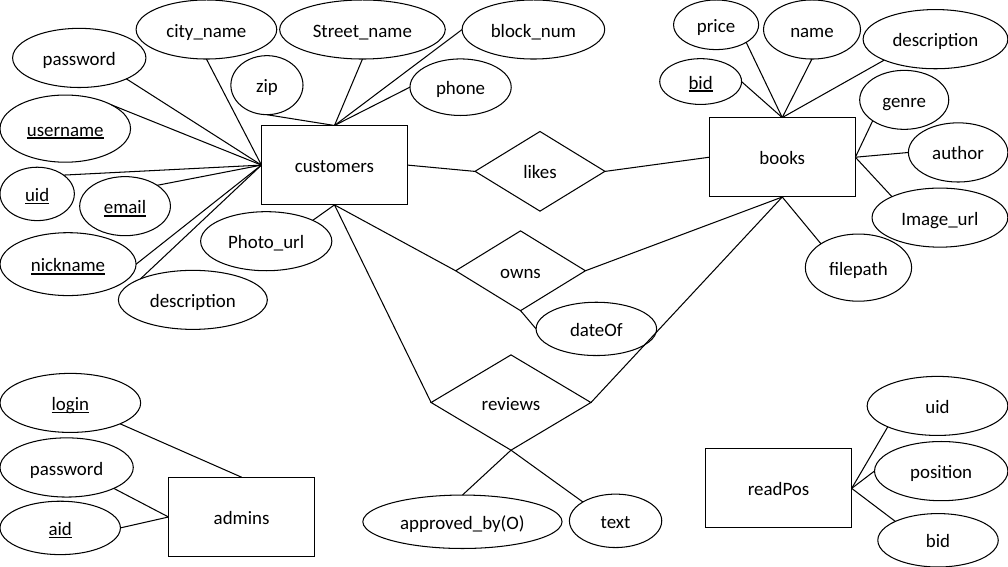
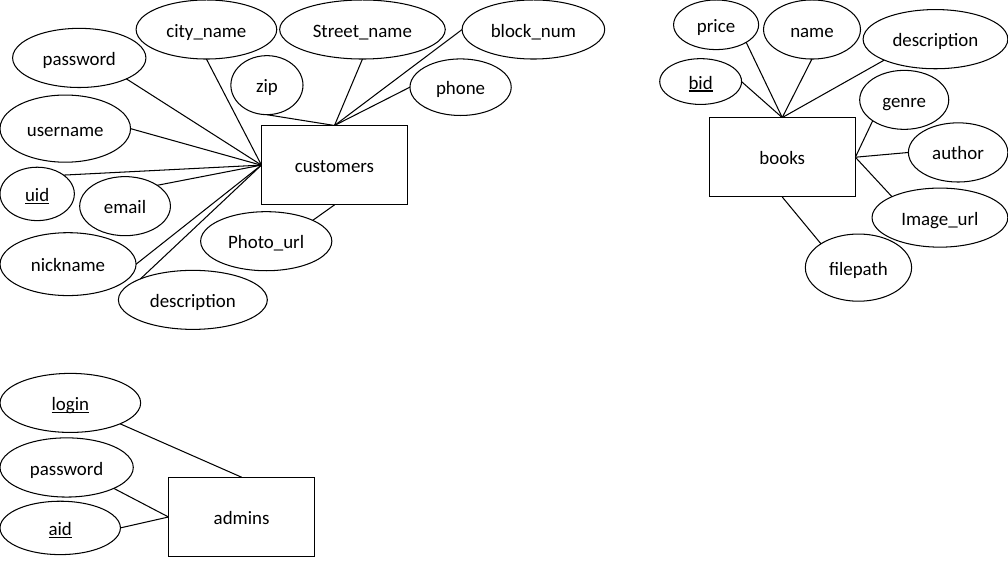
Before and after one commit to TegraMorgan/UnknownWorldsLibrary, a slide deck: slide 1 of Documentation/ERDdiagram2.ppt. Drawn at 1008x567 pixels with LibreOffice and Linux fonts; fonts in the diff are those of the drawing. Boxes give left, top, right and bottom in pixels: in the first picture for what was removed or moved away, otherwise in the second. Text is boxed around its words. In the diff, an @@ line names an element or a change of style, - is before the commit and + after.

```diff
--- a/Documentation/ERDdiagram2.ppt
+++ b/Documentation/ERDdiagram2.ppt
@@ underline off in 3 elements at box(0, 233, 136, 295), box(79, 177, 170, 236), box(0, 95, 131, 162) @@
@@ line moved from (261, 165) - (111, 105) to (261, 165) - (131, 128) @@
@@ diamond removed at box(475, 131, 604, 211) @@
-likes
@@ line removed from (407, 165) to (475, 172) @@
@@ line removed from (604, 172) to (709, 157) @@
@@ line removed from (335, 205) to (456, 271) @@
@@ line removed from (431, 402) to (335, 205) @@
@@ line removed from (585, 271) to (782, 197) @@
@@ line removed from (591, 402) to (782, 197) @@
@@ diamond removed at box(456, 230, 586, 311) @@
-owns
@@ line removed from (521, 311) to (536, 329) @@
@@ ellipse removed at box(536, 302, 657, 355) @@
-dateOf
@@ diamond removed at box(431, 354, 590, 450) @@
-reviews
@@ ellipse removed at box(867, 376, 1007, 435) @@
-uid
@@ rectangle removed at box(705, 448, 851, 527) @@
-readPos
@@ line removed from (852, 488) to (887, 427) @@
@@ ellipse removed at box(874, 441, 1007, 500) @@
-position
@@ line removed from (511, 450) to (462, 495) @@
@@ line removed from (511, 450) to (583, 502) @@
@@ line removed from (852, 488) to (874, 471) @@
@@ ellipse removed at box(363, 495, 562, 549) @@
-approved_by(O)
@@ ellipse removed at box(569, 494, 661, 548) @@
-text
@@ line removed from (852, 488) to (895, 521) @@
@@ ellipse removed at box(877, 513, 997, 567) @@
-bid
```
Also in this commit, not shown: 1 slide added, 1 slide removed.
